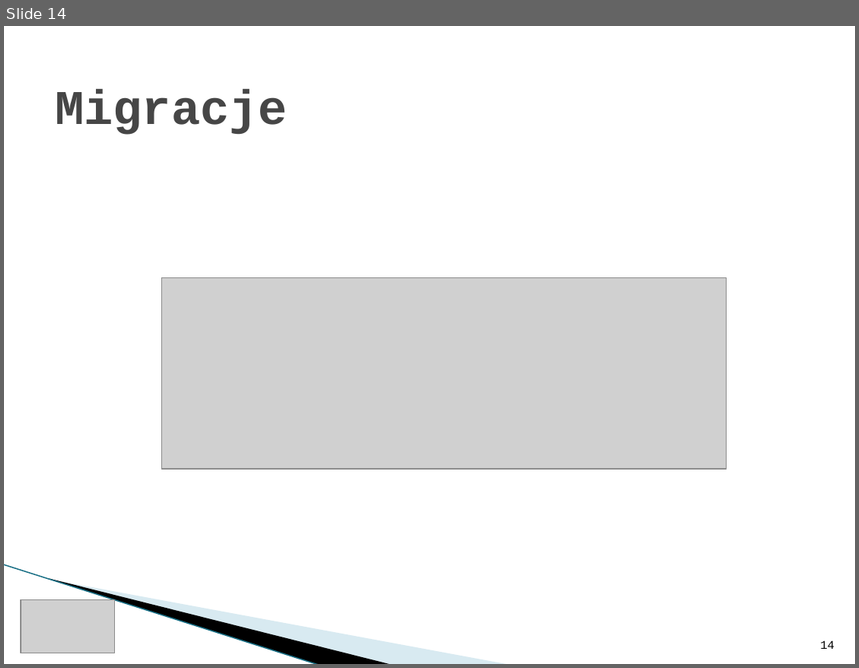
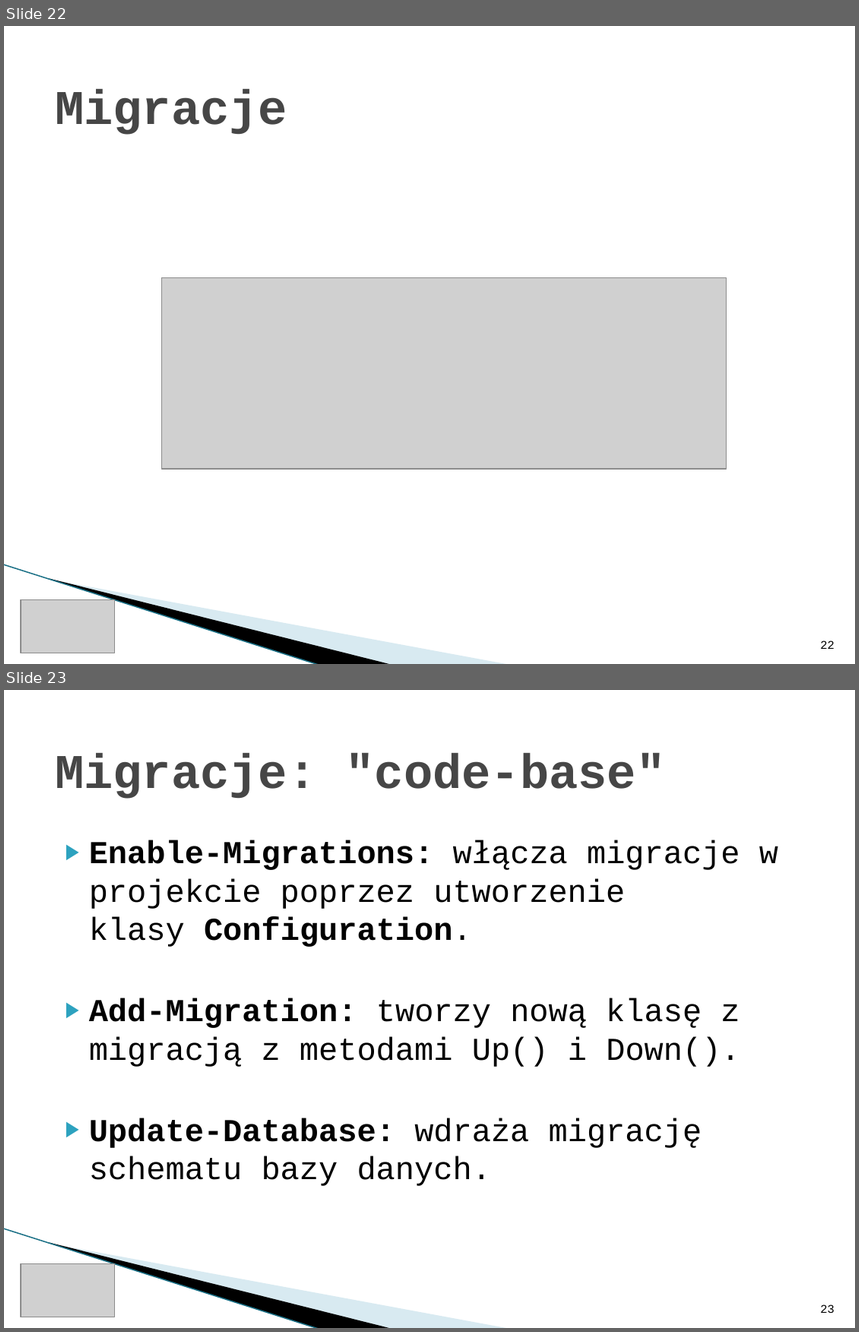
Before and after one commit to rwoszczyk/Training, a slide deck: ItKrd_EF.pptx. Shown one above the other, each under a label of ours: slide 14 before the commit, slides 22 and 23 after it. The pictures are 859x668 and 859x1332 pixels, drawn with LibreOffice and Linux fonts; fonts in the diff are those of the drawing; grey boxes stand for pictures; background and template pictures are left out. Boxes give left, top, right and bottom in pixels: in the first picture for what was removed or moved away, otherwise in the second. Text is boxed around its words. In the diff, an @@ line names an element or a change of style, - is before the commit and + after.

```diff
--- a/ItKrd_EF.pptx
+++ b/ItKrd_EF.pptx
@@ slide 23 added at (4, 690, 855, 1328), background #FFFFFF; not listed: 3 template elements that a slide beside it also shows @@
@@ title added at (55, 753, 666, 799), 41 pt, text #464646, bold @@
+Migracje: "code-base"
@@ text added at (89, 840, 778, 1186), 27 pt, text #000000 @@
+▶ Enable-Migrations: włącza migracje w projekcie poprzez utworzenie klasy Configuration.
+▶ Add-Migration: tworzy nową klasę z migracją z metodami Up() i Down().
+▶ Update-Database: wdraża migrację schematu bazy danych.
@@ picture added at (21, 1264, 115, 1317) @@
@@ page number added at (820, 1305, 835, 1313), 10 pt, text #000000 @@
+23
@@ what was slide 14 is now slide 22 @@
@@ page number at (820, 641, 835, 649): text changed @@
-14
+22
```
Also in this commit, not shown: 2 slides changed, 10 other slides added, 8 other files.
